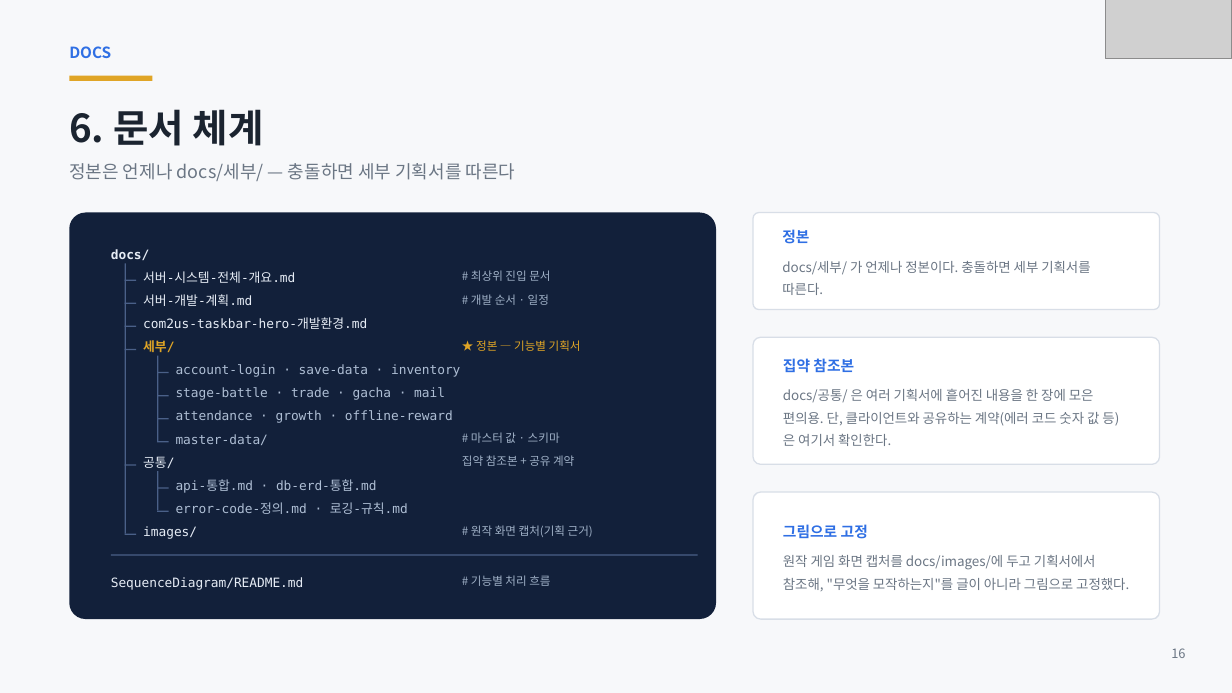
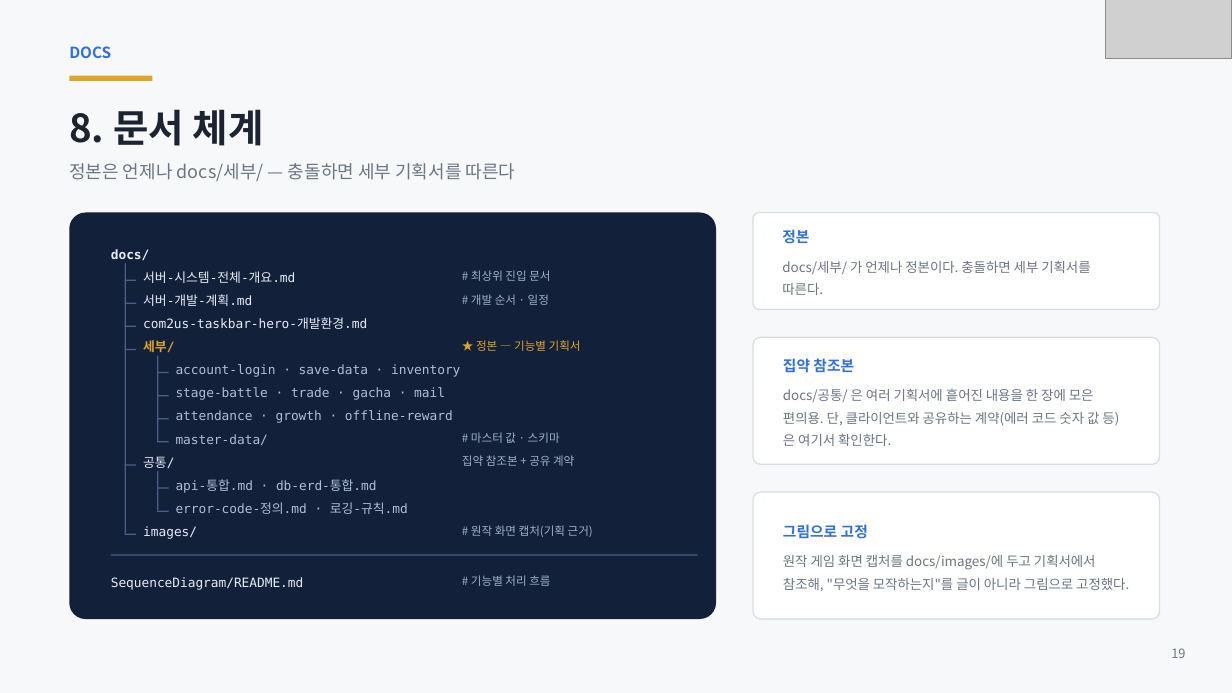
Before and after one commit to ks-wook/com2us-taskbar-hero, a slide deck: slide 19 of docs/com2us-taskbar-hero-발표자료.pptx (slide 16 before the commit). Drawn at 1232x693 pixels with LibreOffice and Linux fonts; fonts in the diff are those of the drawing; grey boxes stand for pictures. Boxes give left, top, right and bottom in pixels: in the first picture for what was removed or moved away, otherwise in the second. Text is boxed around its words. In the diff, an @@ line names an element or a change of style, - is before the commit and + after.

```diff
--- a/docs/com2us-taskbar-hero-발표자료.pptx
+++ b/docs/com2us-taskbar-hero-발표자료.pptx
@@ text at bbox=[69, 109, 264, 146]: text changed @@
-6. 문서 체계
+8. 문서 체계
```
Also in this commit, not shown: 32 other slides changed, 5 slides added, 3 slides removed.
